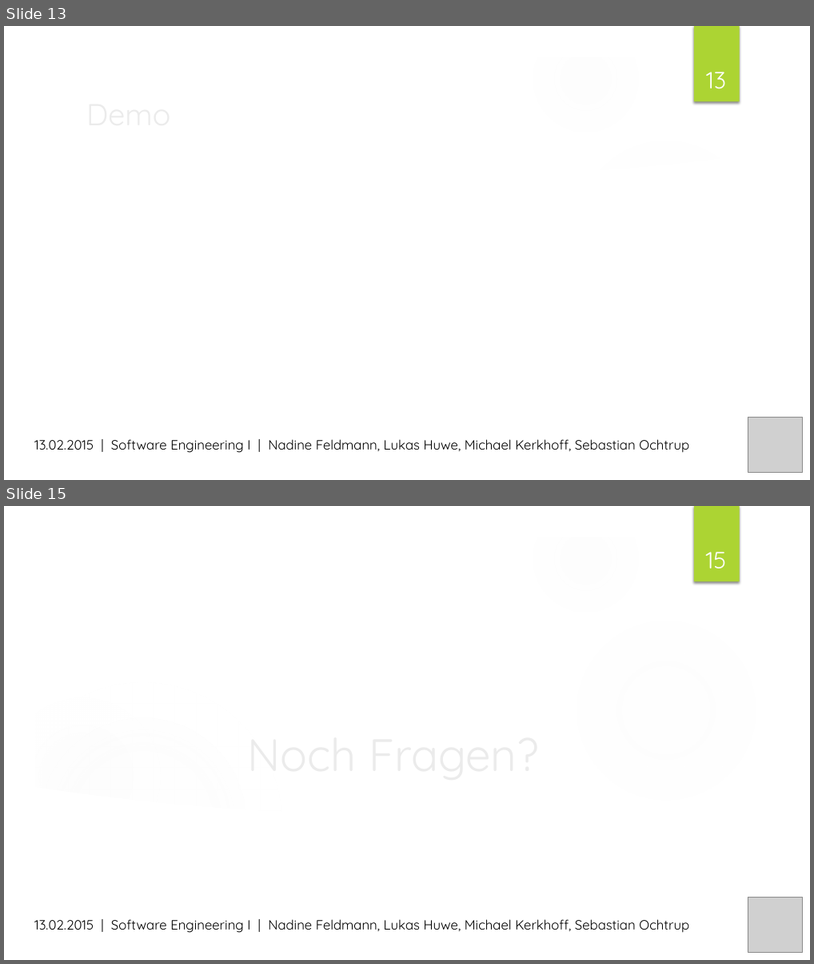
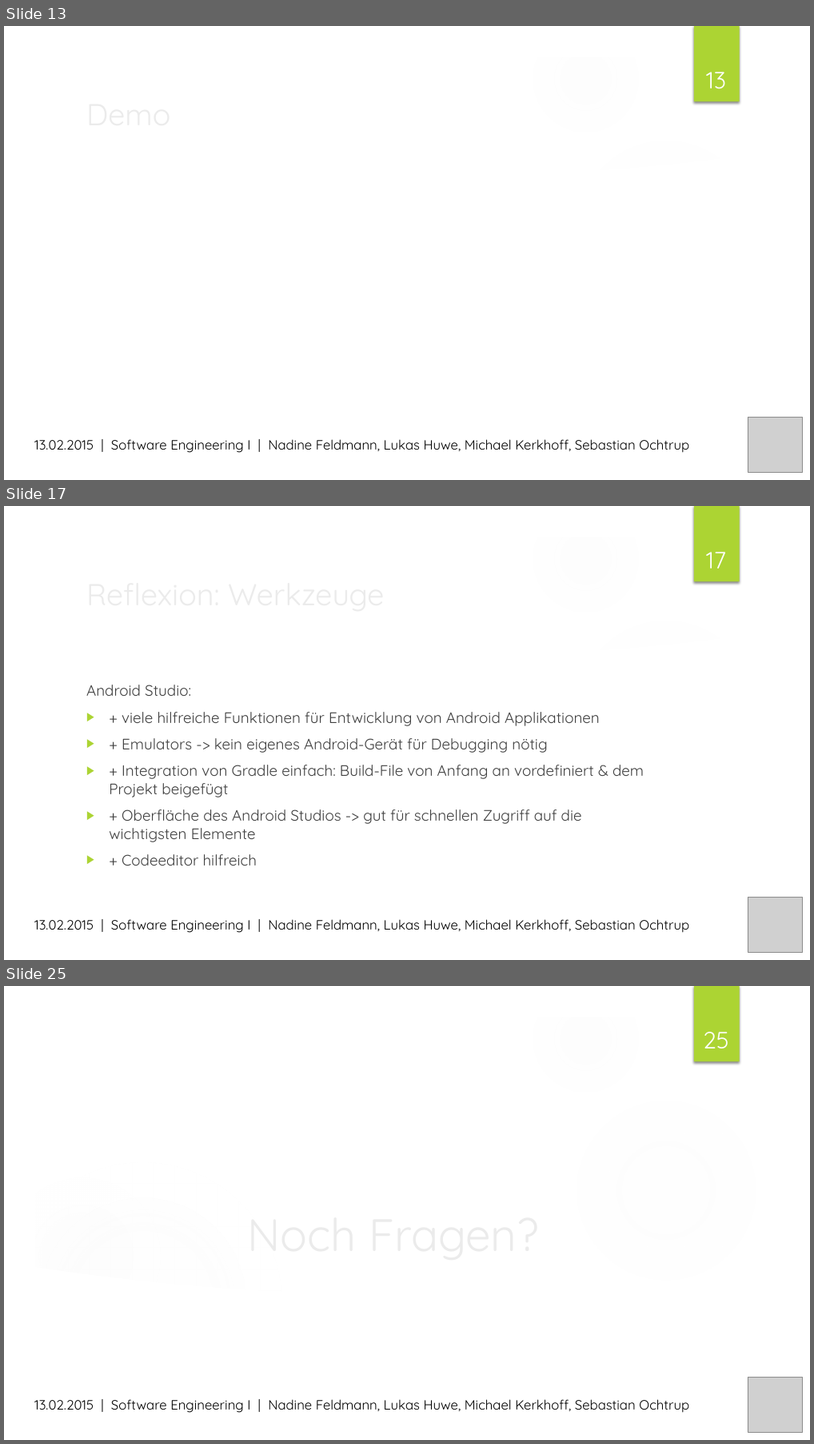
Before and after one commit to MrXXX92/pwsafe, a slide deck: Dokumentation/PWSafe Präsentation.pptx. Shown one above the other, each under a label of ours: slides 13 and 15 before the commit, slides 13, 17 and 25 after it; the slides between them are not shown. The pictures are 814x964 and 814x1444 pixels, drawn with LibreOffice and Linux fonts; fonts in the diff are those of the drawing; grey boxes stand for pictures; background and template pictures are left out. Boxes give left, top, right and bottom in pixels: in the first picture for what was removed or moved away, otherwise in the second. Text is boxed around its words. In the diff, an @@ line names an element or a change of style, - is before the commit and + after.

```diff
--- a/Dokumentation/PWSafe Präsentation.pptx
+++ b/Dokumentation/PWSafe Präsentation.pptx
@@ slide 17 added at (x1=4, y1=506, x2=810, y2=960), background picture (left out); not listed: 9 template elements that a slide beside it also shows @@
@@ page number added at (x1=706, y1=552, x2=726, y2=568), 28 pt, text #FFFFFF @@
+17
@@ title added at (x1=80, y1=570, x2=660, y2=616), 36 pt, text #EBEBEB @@
+Reflexion: Werkzeuge
@@ text added at (x1=86, y1=684, x2=644, y2=865), 18 pt, text #404040 @@
+Android Studio:
+▶ + viele hilfreiche Funktionen für Entwicklung von Android Applikationen
+▶ + Emulators -> kein eigenes Android-Gerät für Debugging nötig
+▶ + Integration von Gradle einfach: Build-File von Anfang an vordefiniert & dem Projekt beigefügt
+▶ + Oberfläche des Android Studios -> gut für schnellen Zugriff auf die wichtigsten Elemente
+▶ + Codeeditor hilfreich
@@ picture added at (x1=748, y1=896, x2=802, y2=952) @@
@@ text added at (x1=34, y1=919, x2=690, y2=932), 16 pt, text #000000 @@
+13.02.2015 | Software Engineering I | Nadine Feldmann, Lukas Huwe, Michael Kerkhoff, Sebastian Ochtrup
@@ what was slide 15 is now slide 25 @@
@@ page number at (x1=703, y1=1032, x2=730, y2=1048): text changed @@
-15
+25
```
Also in this commit, not shown: 1 slide changed, 9 other slides added.
